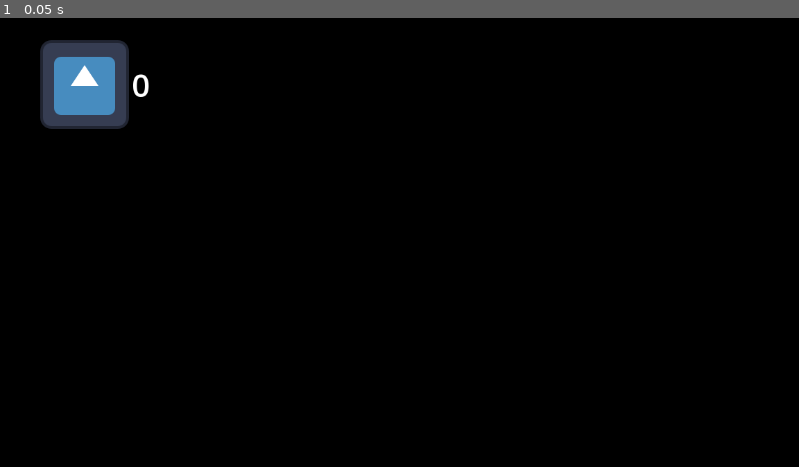
Above: before the commit, frame 1.
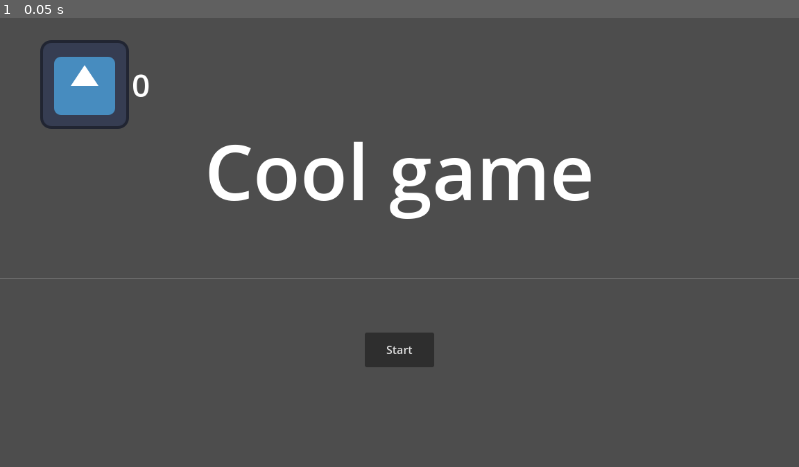
Above: after the commit, the same moment.

Repository: u-sernam-e/GameJam2025
Game: Godot game, scene res://Scenes/Menus/main_menu.tscn
The game is run twice, just before and just after one commit, with the same random seed, the same clock (stepped at 60 frames per second) and the same inputs. This scene is started directly instead of the project's main scene. The engine's default icon, where the game draws it, is replaced by a stand-in: a white triangle on a blue panel in a dark square.
Inputs:
- Up to frame 1 (0.05 s): no input

The runs differ from the first frame. In frame 1, 98% of the frame differs, in the area x 0-100%, y 0-100%.

Commit message:
animation
animation

Diff:
--- a/Globals/ui.tscn
+++ b/Globals/ui.tscn
@@ -20,6 +20,7 @@
 size_flags_horizontal = 3
 size_flags_vertical = 3
 size_flags_stretch_ratio = 0.9
+mouse_filter = 2
 script = ExtResource("1_qiwnj")
 
 [node name="CoinsContainer" type="HBoxContainer" parent="UI"]
--- a/Scenes/Menus/main_menu.tscn
+++ b/Scenes/Menus/main_menu.tscn
@@ -33,7 +33,7 @@
 "times": PackedFloat32Array(0),
 "transitions": PackedFloat32Array(1),
 "update": 0,
-"values": [Color(0, 0, 0, 1)]
+"values": [Color(0, 0, 0, 0)]
 }
 
 [sub_resource type="Animation" id="Animation_5wi6m"]
@@ -90,6 +90,7 @@
 custom_minimum_size = Vector2(100, 50)
 layout_mode = 2
 size_flags_horizontal = 4
+action_mode = 0
 text = "Start"
 
 [node name="TransitionController" type="Control" parent="."]
@@ -108,10 +109,9 @@
 anchor_bottom = 1.0
 grow_horizontal = 2
 grow_vertical = 2
-color = Color(0, 0, 0, 1)
+color = Color(0, 0, 0, 0)
 
 [node name="AnimationPlayer" type="AnimationPlayer" parent="TransitionController/ColorRect"]
-active = false
 libraries = {
 &"": SubResource("AnimationLibrary_chkef")
 }
